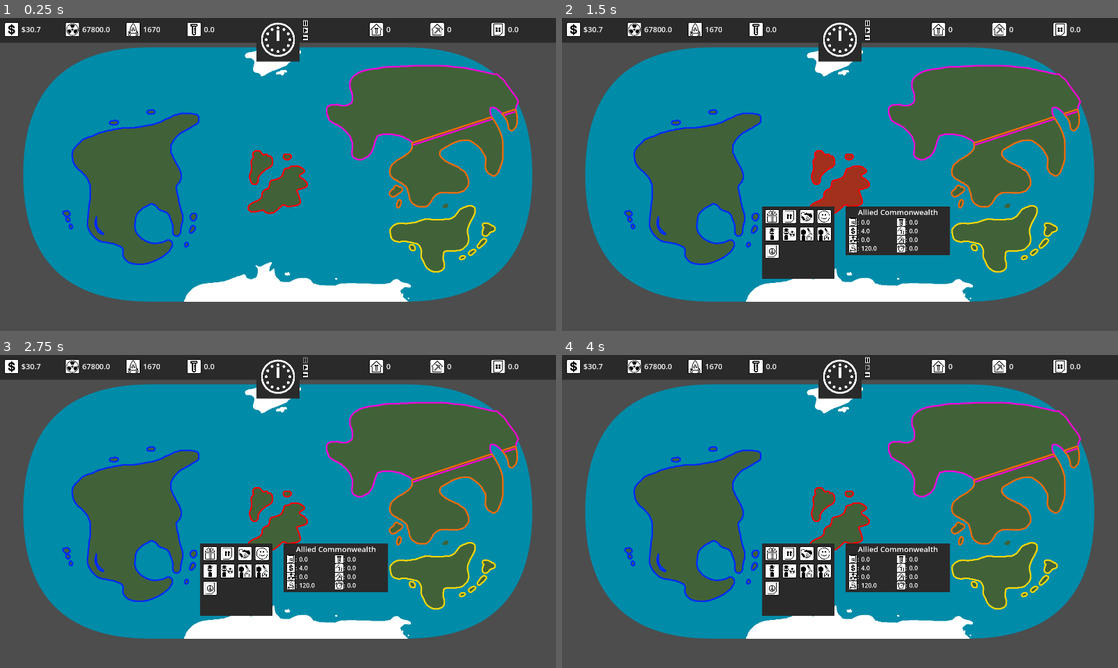
Above: before the commit, frames 1-4 (two rows, left to right).
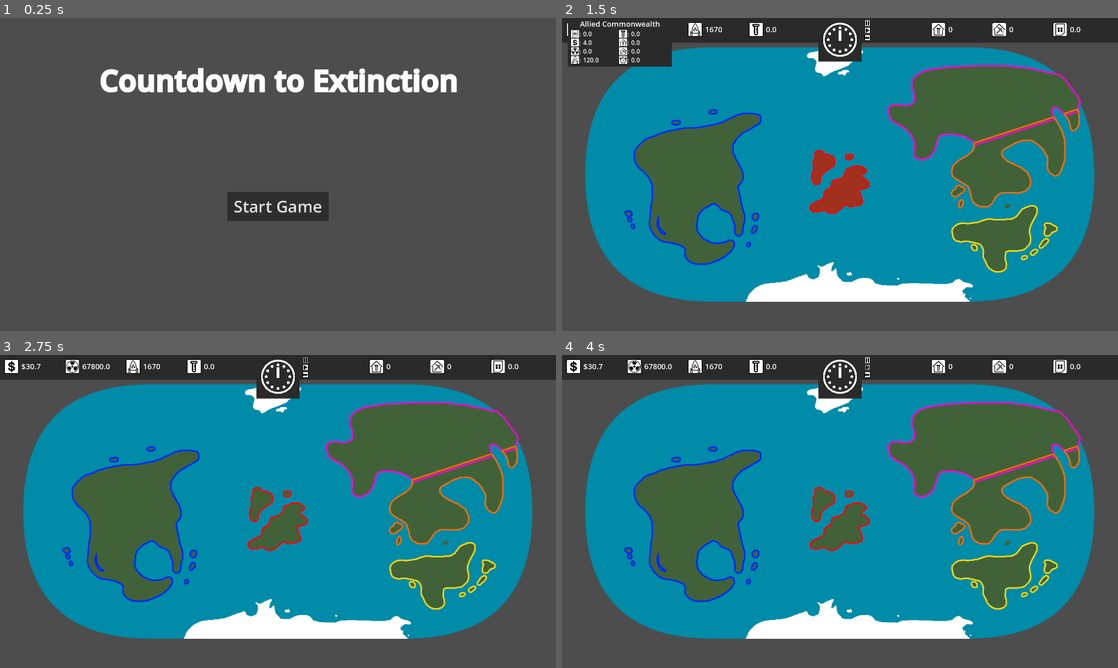
Above: after the commit, the same moments.

Repository: Stev51/gmtk-jam-2026
Game: Godot game, scene res://scenes/title_screen.tscn
The game is run twice, just before and just after one commit, with the same random seed, the same clock (stepped at 60 frames per second) and the same inputs. Before the commit the project starts from res://scenes/main.tscn.
Inputs (mouse positions are in pixels of both pictures, inside the frame that each line leads up to):
- Up to frame 1 (0.25 s): no input
- Up to frame 2 (1.5 s): click (867, 24) at 0.52 s; click (840, 205) at 1.25 s, where only the run after the commit has a clickable "Start Game"
- Up to frame 3 (2.75 s): click (305, 361) at 2 s
- Up to frame 4 (4 s): click (867, 367) at 2.75 s; click (867, 367) at 3.5 s

The runs differ from the first frame. In frame 1, 61% of the frame differs, in the area x 0-100%, y 0-91%; in frame 2, 7.8%; in frame 3, 5.9%; in frame 4, 5.9%.

Commit message:
Title screen

Diff:
--- a/project.godot
+++ b/project.godot
@@ -11,7 +11,7 @@
 [application]
 
 config/name="GMTK Jam 2026"
-run/main_scene="uid://gw22vbyqffmt"
+run/main_scene="uid://bw4rnt3fj624v"
 config/features=PackedStringArray("4.7", "GL Compatibility")
 
 [autoload]
--- /dev/null
+++ b/scenes/title_screen.tscn
@@ -0,0 +1,28 @@
+[gd_scene format=3 uid="uid://bw4rnt3fj624v"]
+
+[ext_resource type="Script" uid="uid://bxdatfdnvt1fp" path="res://scripts/title_screen.gd" id="1_fgkus"]
+
+[node name="TitleScreen" type="Node2D" unique_id=609619238]
+script = ExtResource("1_fgkus")
+
+[node name="Background" type="Sprite2D" parent="." unique_id=1103859405]
+centered = false
+
+[node name="TitleText" type="RichTextLabel" parent="." unique_id=961065942]
+offset_right = 1920.0
+offset_bottom = 436.0
+theme_override_font_sizes/bold_font_size = 100
+bbcode_enabled = true
+text = "[b]Countdown to Extinction"
+horizontal_alignment = 1
+vertical_alignment = 1
+
+[node name="PlayButton" type="Button" parent="." unique_id=678217695]
+offset_left = 785.0
+offset_top = 600.0
+offset_right = 1135.0
+offset_bottom = 700.0
+theme_override_font_sizes/font_size = 56
+text = "Start Game"
+
+[connection signal="pressed" from="PlayButton" to="." method="_on_play_button_pressed"]
--- a/scripts/globals.gd
+++ b/scripts/globals.gd
@@ -11,7 +11,7 @@
 var hovered_countries = 0
 var clicked = false
 
-var game_speed = GameSpeed.NORMAL
+var game_speed = GameSpeed.PAUSED
 var map_hoverable = true
 
 var PlayerCountry
--- /dev/null
+++ b/scripts/title_screen.gd
@@ -0,0 +1,5 @@
+extends Node2D
+
+func _on_play_button_pressed() -> void:
+	Globals.game_speed = Globals.GameSpeed.NORMAL
+	get_tree().change_scene_to_file("res://scenes/main.tscn")
Not shown, added: scripts/title_screen.gd.uid
